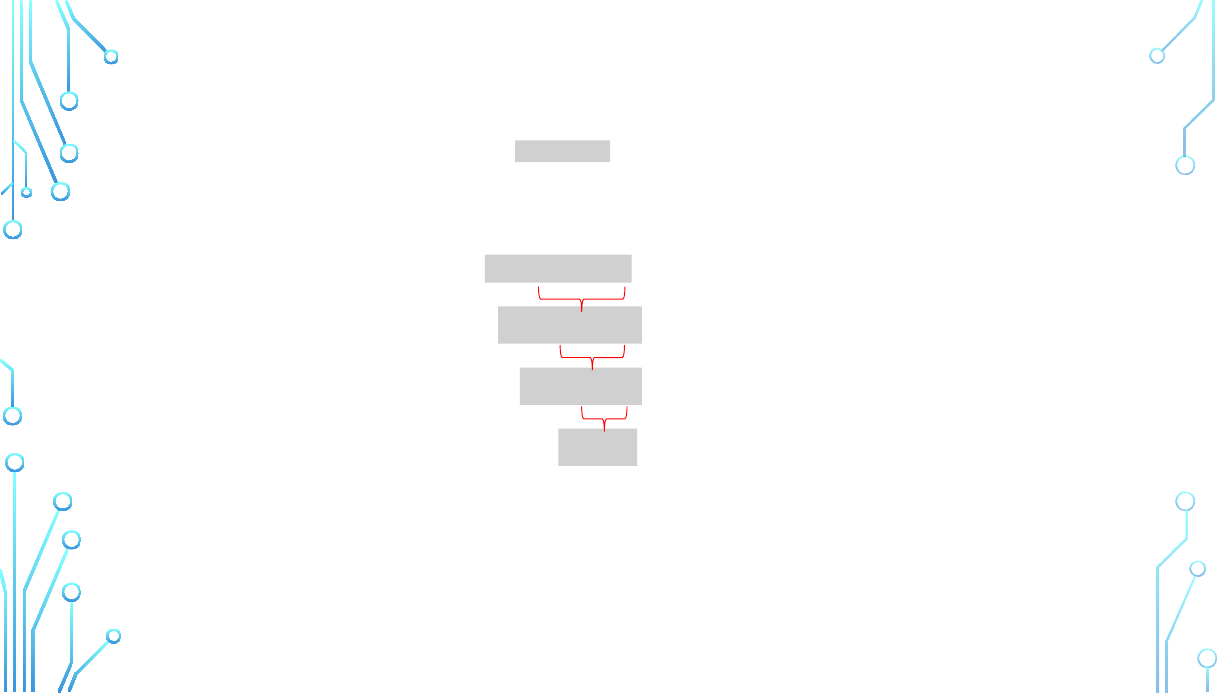
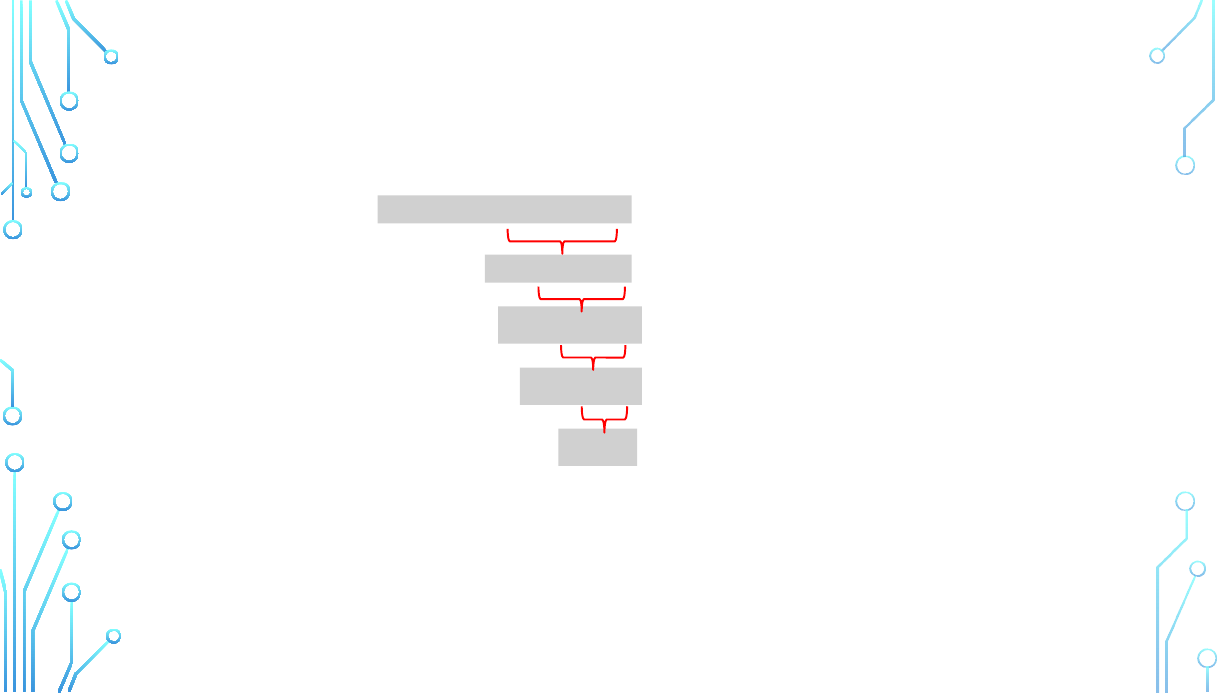
Before and after one commit to zz4fap/python-programming, a slide deck: slide 84 of figures/C126_figures.pptx. Drawn at 1232x693 pixels with LibreOffice and Linux fonts; fonts in the diff are those of the drawing; grey boxes stand for pictures; background and template pictures are left out. Boxes give left, top, right and bottom in pixels: in the first picture for what was removed or moved away, otherwise in the second. Text is boxed around its words. In the diff, an @@ line names an element or a change of style, - is before the commit and + after.

Commit message:
update of slides

```diff
--- a/figures/C126_figures.pptx
+++ b/figures/C126_figures.pptx
@@ picture removed at box(516, 140, 611, 163) @@
@@ picture added at box(378, 196, 632, 224) @@
@@ right brace added at box(508, 229, 617, 254), outline #FF0000 1.5 pt @@
@@ outline #FF0000 0.75 pt to #FF0000 1.5 pt in 3 elements at box(538, 287, 625, 312), box(561, 345, 626, 370), box(582, 406, 628, 433) @@
```
Also in this commit, not shown: 1 other slide changed, 2 slides added, 3 other files.
